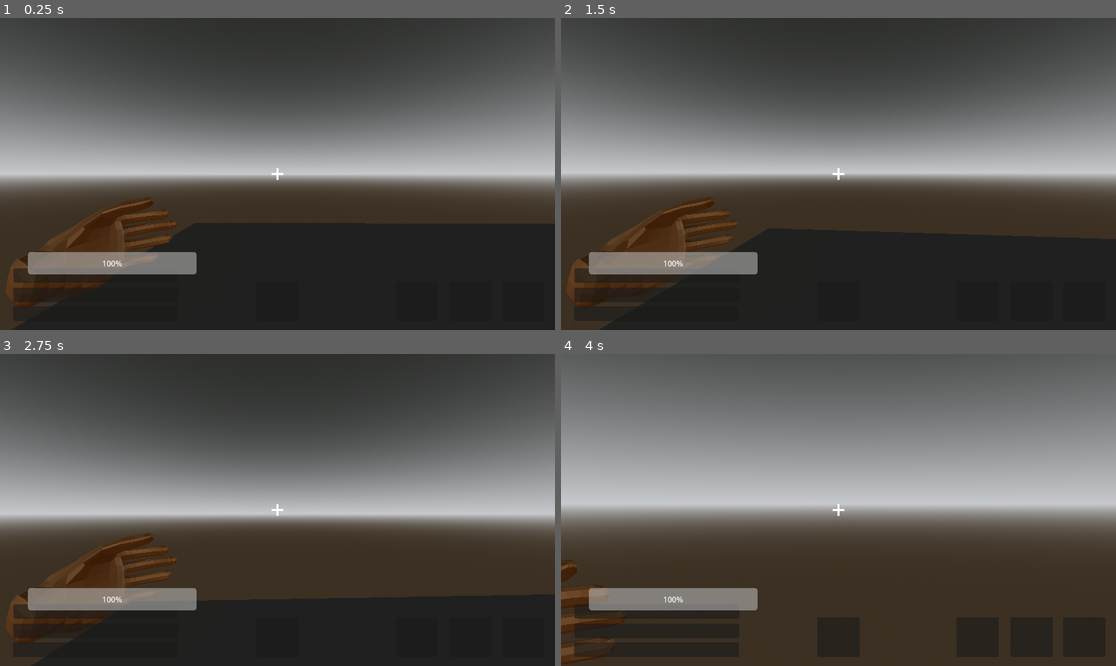
Above: before the commit, frames 1-4 (two rows, left to right).
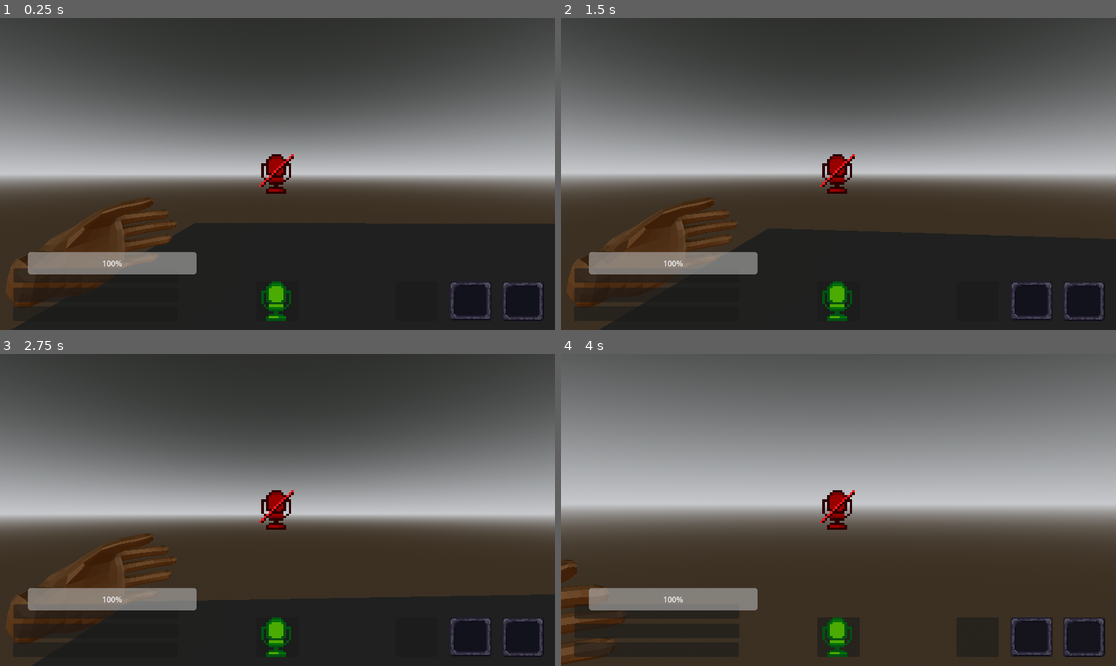
Above: after the commit, the same moments.

Repository: TeamKhaos/Echoes-of-Deep
Game: Godot game, scene res://scenes/plataforma.tscn
Same seed, same stepped clock (60 frames per second), same inputs: the game is played once before the commit and once after it. The project has no main scene, so this scene is started directly.
Inputs (mouse positions are in pixels of both pictures, inside the frame that each line leads up to):
- Up to frame 1 (0.25 s): no input
- Up to frame 2 (1.5 s): tap Enter at 0.5 s; move the mouse to (866, 174) at 0.52 s; hold Shift (Crouch) 0.53-1.28 s; hold W (Up) from 0.53 s (still down); click (866, 174) at 0.67 s; move the mouse to (810, 174) at 1.27 s; tap Q (Drop) at 1.35 s
- Up to frame 3 (2.75 s): keep holding W (Up); move the mouse to (288, 503) at 2.02 s; tap E (Interact) at 2.1 s
- Up to frame 4 (4 s): keep holding W (Up); move the mouse to (832, 516) at 2.77 s; tap F (Microphone) at 2.85 s; click (832, 516) at 2.92 s; move the mouse to (877, 513) at 3.52 s; hold Right mouse button (right_click) from 3.53 s (still down)

The runs differ from the first frame. In frame 1, 1.3% of the frame differs, in the area x 46-98%, y 43-98%; in frame 2, 1.3%; in frame 3, 1.3%; in frame 4, 1.4%.
Error after the commit: Invalid assignment of property or key 'texture' with value of type 'Nil' on a base object of type 'null instance'. (res://scripts/player/hud.gd:70)

Commit message:
marco y microfono agregado

Diff:
--- a/scenes/player/hud/hud.tscn
+++ b/scenes/player/hud/hud.tscn
@@ -1,8 +1,11 @@
-[gd_scene load_steps=4 format=3 uid="uid://c1118cqtdm1xd"]
+[gd_scene load_steps=7 format=3 uid="uid://c1118cqtdm1xd"]
 
 [ext_resource type="Script" uid="uid://ykhba45yyquk" path="res://scripts/player/hud.gd" id="1_rp8h0"]
 [ext_resource type="Texture2D" uid="uid://p7gn2q5mwd6b" path="res://resources/images/tecla.png" id="2_ko8bi"]
 [ext_resource type="Texture2D" uid="uid://qoygyn25bjo2" path="res://resources/images/Cruz.png" id="2_rp8h0"]
+[ext_resource type="Texture2D" uid="uid://b2mkwc4uddcq" path="res://resources/images/Mic_OFF.png" id="4_qu37h"]
+[ext_resource type="Texture2D" uid="uid://b6g5y8ynjyd08" path="res://resources/images/marco.png" id="4_vo6io"]
+[ext_resource type="Texture2D" uid="uid://u80t665wa76r" path="res://resources/images/Mic_ON.png" id="5_vo6io"]
 
 [node name="hud" type="Control"]
 layout_mode = 3
@@ -111,18 +114,20 @@
 offset_bottom = -0.20806885
 
 [node name="Icon" type="TextureRect" parent="Item1"]
-layout_mode = 1
-anchors_preset = 8
-anchor_left = 0.5
-anchor_top = 0.5
-anchor_right = 0.5
-anchor_bottom = 0.5
-offset_left = -20.0
-offset_top = -20.0
-offset_right = 20.0
-offset_bottom = 20.0
-grow_horizontal = 2
-grow_vertical = 2
+texture_filter = 1
+layout_mode = 1
+anchors_preset = 8
+anchor_left = 0.5
+anchor_top = 0.5
+anchor_right = 0.5
+anchor_bottom = 0.5
+offset_left = -44.0
+offset_top = -41.0
+offset_right = 43.0
+offset_bottom = 40.0
+grow_horizontal = 2
+grow_vertical = 2
+texture = ExtResource("4_vo6io")
 expand_mode = 3
 
 [node name="Item2" type="Panel" parent="."]
@@ -138,19 +143,21 @@
 offset_right = 0.3279419
 offset_bottom = -0.20806885
 
-[node name="Icon" type="TextureRect" parent="Item2"]
-layout_mode = 1
-anchors_preset = 8
-anchor_left = 0.5
-anchor_top = 0.5
-anchor_right = 0.5
-anchor_bottom = 0.5
-offset_left = -20.0
-offset_top = -20.0
-offset_right = 20.0
-offset_bottom = 20.0
-grow_horizontal = 2
-grow_vertical = 2
+[node name="Icon2" type="TextureRect" parent="Item2"]
+texture_filter = 1
+layout_mode = 1
+anchors_preset = 8
+anchor_left = 0.5
+anchor_top = 0.5
+anchor_right = 0.5
+anchor_bottom = 0.5
+offset_left = -44.0
+offset_top = -41.0
+offset_right = 43.0
+offset_bottom = 40.0
+grow_horizontal = 2
+grow_vertical = 2
+texture = ExtResource("4_vo6io")
 expand_mode = 3
 
 [node name="Mochila" type="Panel" parent="."]
@@ -165,6 +172,23 @@
 offset_right = -0.11206055
 offset_bottom = -0.20806885
 
+[node name="Icon3" type="TextureRect" parent="Mochila"]
+texture_filter = 1
+layout_mode = 1
+anchors_preset = 8
+anchor_left = 0.5
+anchor_top = 0.5
+anchor_right = 0.5
+anchor_bottom = 0.5
+offset_left = -44.0
+offset_top = -40.0
+offset_right = 43.0
+offset_bottom = 41.0
+grow_horizontal = 2
+grow_vertical = 2
+texture = ExtResource("4_vo6io")
+expand_mode = 3
+
 [node name="Headphone" type="Panel" parent="."]
 layout_mode = 1
 anchors_preset = -1
@@ -180,6 +204,7 @@
 grow_vertical = 2
 
 [node name="Microphone OFF" type="TextureRect" parent="Headphone"]
+texture_filter = 1
 layout_mode = 1
 anchors_preset = 8
 anchor_left = 0.5
@@ -192,8 +217,10 @@
 offset_bottom = -223.0
 grow_horizontal = 2
 grow_vertical = 2
+texture = ExtResource("4_qu37h")
 
 [node name="Microphone ON" type="TextureRect" parent="Headphone"]
+texture_filter = 1
 layout_mode = 1
 anchors_preset = 8
 anchor_left = 0.5
@@ -206,6 +233,7 @@
 offset_bottom = 41.0
 grow_horizontal = 2
 grow_vertical = 2
+texture = ExtResource("5_vo6io")
 
 [node name="Vida" type="ProgressBar" parent="."]
 layout_mode = 0
Binary file added: resources/images/Mic_OFF.png
Binary file added: resources/images/Mic_ON.png
Binary file added: resources/images/marco.png
